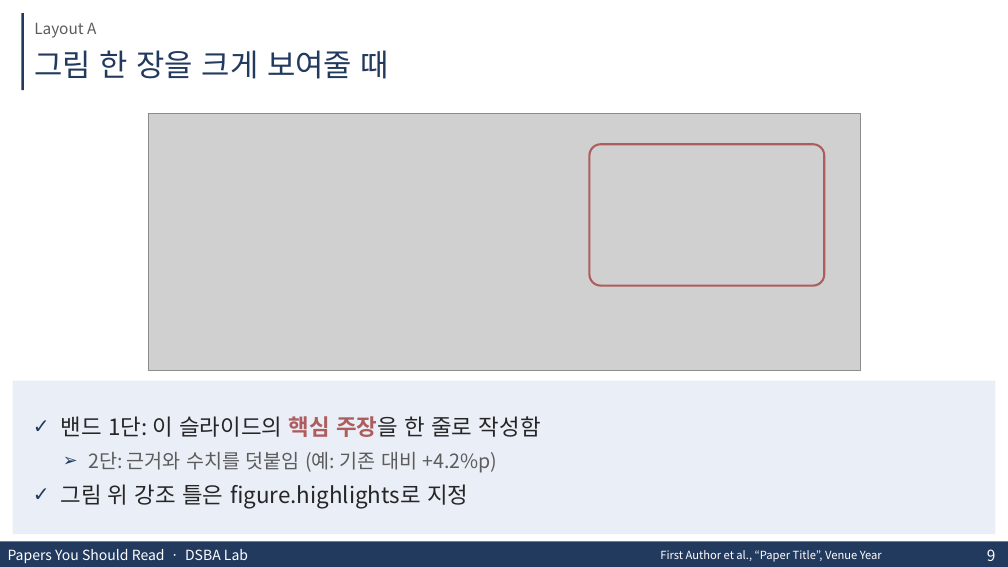
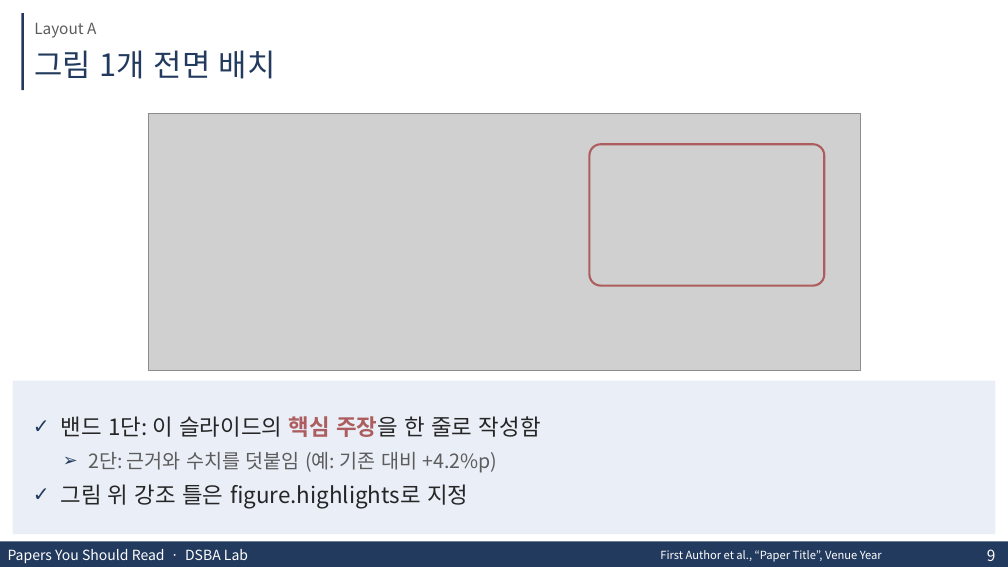
Before and after one commit to KimJaehee0725/research-slides, a slide deck: slide 9 of assets/research-slides-template.pptx. Drawn at 1008x567 pixels with LibreOffice and Linux fonts; fonts in the diff are those of the drawing; grey boxes stand for pictures; background and template pictures are left out. Boxes give left, top, right and bottom in pixels: in the first picture for what was removed or moved away, otherwise in the second. Text is boxed around its words. In the diff, an @@ line names an element or a change of style, - is before the commit and + after.

```diff
--- a/assets/research-slides-template.pptx
+++ b/assets/research-slides-template.pptx
@@ title at [34, 50, 276, 79]: text changed @@
-그림 한 장을 크게 보여줄 때
+그림 1개 전면 배치
```
Also in this commit, not shown: 7 other slides changed, 12 other files.
